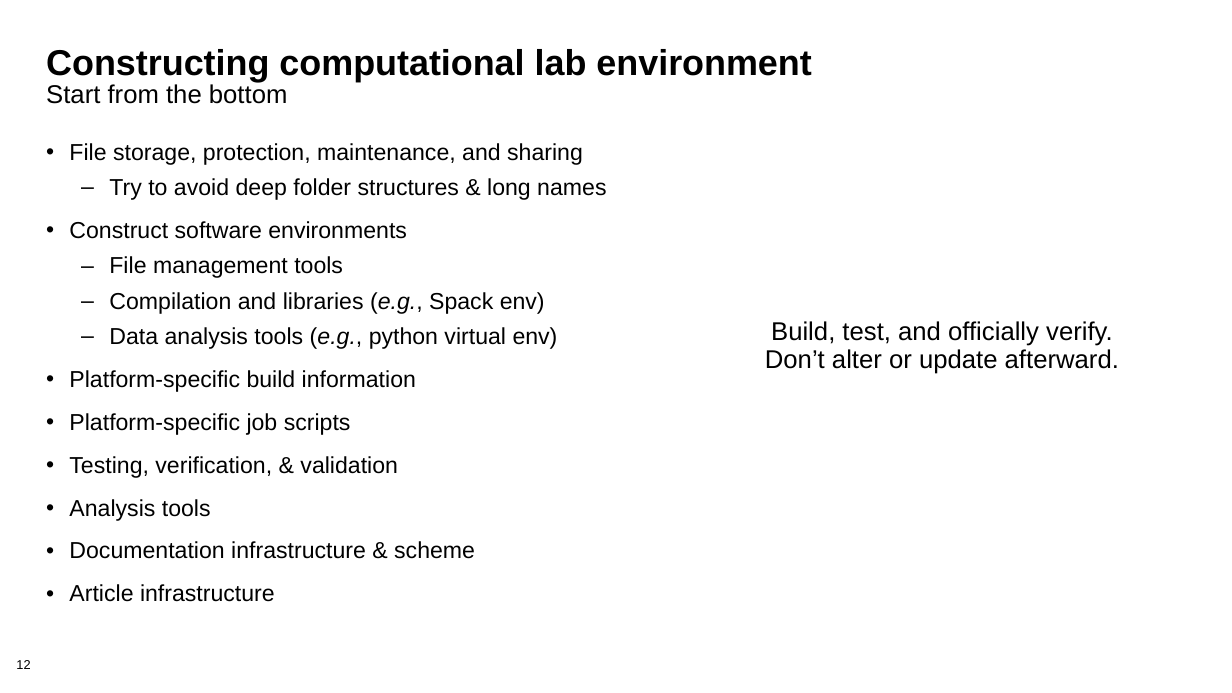
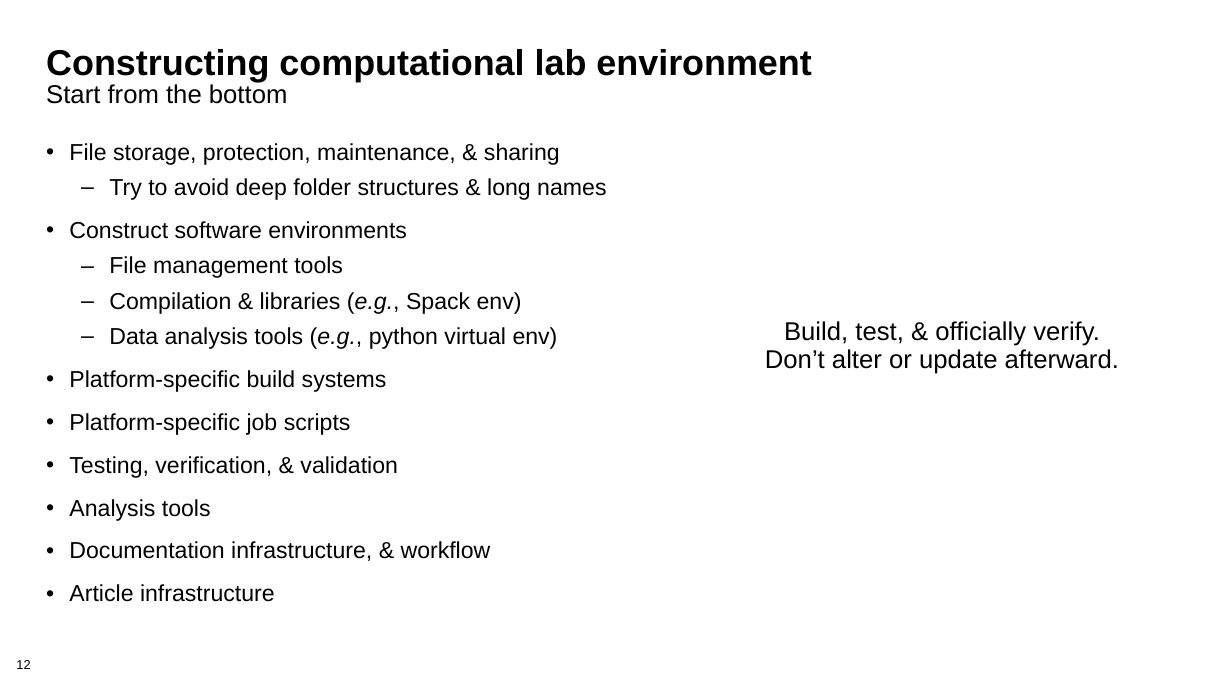
Before and after one commit to bssw-tutorial/presentations, a slide deck: slide 12 of computational-expts.pptx. Drawn at 1232x693 pixels with LibreOffice and Linux fonts; fonts in the diff are those of the drawing; background and template pictures are left out. Boxes give left, top, right and bottom in pixels: in the first picture for what was removed or moved away, otherwise in the second. Text is boxed around its words. In the diff, an @@ line names an element or a change of style, - is before the commit and + after.

```diff
--- a/computational-expts.pptx
+++ b/computational-expts.pptx
@@ text at (69, 143, 560, 165): text changed @@
-• File storage, protection, maintenance, and sharing
+• File storage, protection, maintenance, & sharing
@@ text at (109, 292, 522, 314): text changed @@
-  – Compilation and libraries (e.g., Spack env)
+  – Compilation & libraries (e.g., Spack env)
@@ text at (784, 321, 1100, 346): text changed @@
-Build, test, and officially verify.
+Build, test, & officially verify.
@@ text at (69, 370, 387, 392): text changed @@
-• Platform-specific build information
+• Platform-specific build systems
@@ text at (69, 541, 491, 561): text changed @@
-• Documentation infrastructure & scheme
+• Documentation infrastructure, & workflow
```
Also in this commit, not shown: 10 other slides changed.
